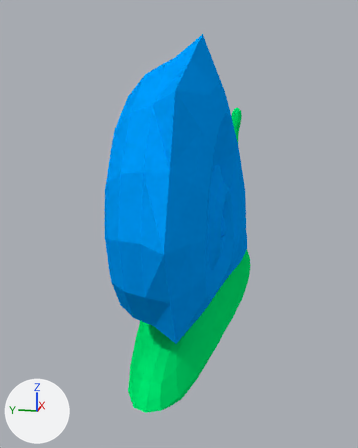
What one commit did to the Blender file snail.blend.
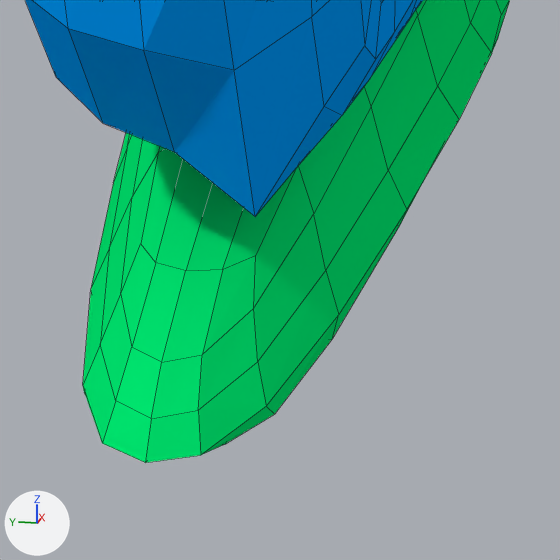
Each version appears first whole from a camera (50 mm lens) standing at (-5.3, -1.02, 2.85) and looking at (0.89, 0.22, 1.31), and next in a close-up on the part from 29% to 73% of the width and 63% to 98% of the height. Every picture has the same lights, and +X, +Y and +Z are marked at lower left. The close-ups show mesh edges as thin lines.

The older version as bpy lines, for what is in view:
```python
me_cube = bpy.data.meshes.new('Cube')
me_cube.from_pydata(...)  # 116 vertices, 125 faces; spans x -2.04..2.17, y -0.82..0.62, z 2.65..5.57
me_cube.materials.append(mat_shell_001)  # blue #009dff
me_cube_002 = bpy.data.meshes.new('Cube.002')
me_cube_002.from_pydata(...)  # 232 vertices, 228 faces; spans x -8.41..0.01, y -0.4..1.83, z -1.69..2.14
me_cube_002.materials.append(mat_body)  # green #00eb71
ob_body = bpy.data.objects.new('Body', me_cube_002)
ob_body.location = (4.062, -0.4, 1.323)
ob_body.rotation_euler = (-0.0873, 0.0, 0.0)  # degrees (-5, 0, 0)
ob_body.scale = (0.7, 0.7, 0.7)
_m = ob_body.modifiers.new('Subsurf', 'SUBSURF')
_m.render_levels = 1
ob_shell = bpy.data.objects.new('Shell', me_cube)
ob_shell.location = (0.15, 0.1, -2.061)
_m = ob_shell.modifiers.new('Subsurf', 'SUBSURF')
_m.render_levels = 1
```
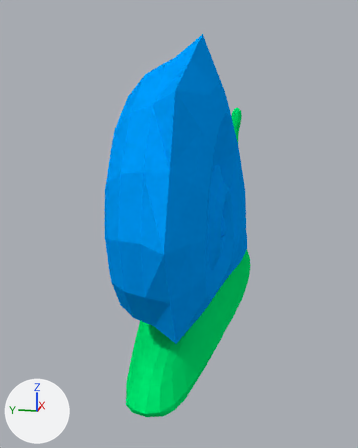
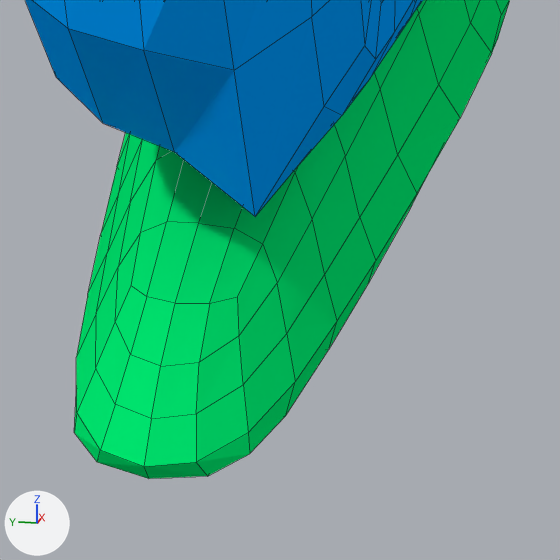
The change, as a list of edits to the scene's bpy script:
```text
Change me_cube_002:
    used by ob_body; location = (4.062, -0.4, 1.323); rotation_euler = (-0.0873, 0.0, 0.0), in degrees (-5, 0, 0); scale = (0.7, 0.7, 0.7)
    remove me_cube_002.from_pydata(...)  # 232 vertices, 228 faces; spans x -8.41..0.01, y -0.4..1.83, z -1.69..2.14
    add me_cube_002.from_pydata(...)  # 240 vertices, 236 faces; spans x -8.41..0.01, y -0.4..1.83, z -1.69..2.14
    me_cube_002 part 1
    8 faces are deleted
    8 vertices are added at x -7.3..-6.83, y 0.11..1.33, z -1.65..-0.83
    16 new faces join them
```

Pixel boxes (x1, y1, x2, y2) of what changed, in the close-ups (560 x 560 px):
'Body', reshaped
    before: (83, 0, 510, 463)
    after: (74, 0, 510, 479)
part 1 of me_cube_002, built on
    before: (83, 86, 406, 414)
    after: (74, 72, 417, 453)
